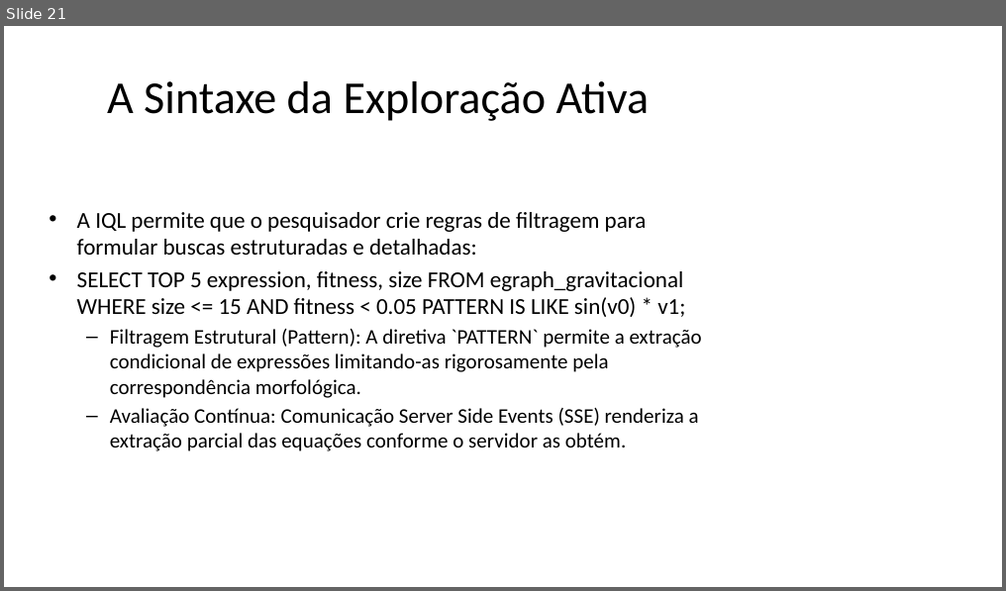
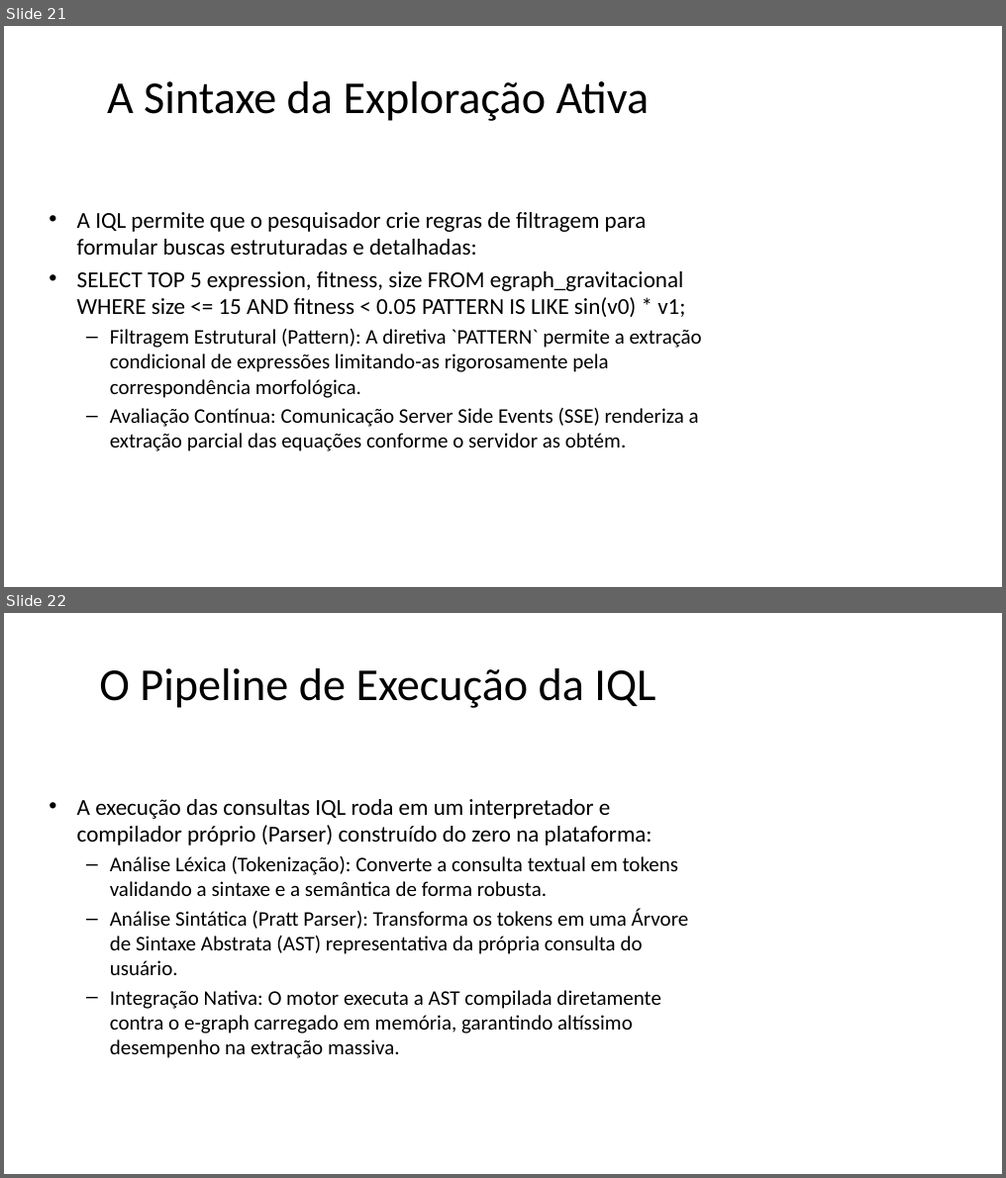
Before and after one commit to gtbauke/spectrum, a slide deck: presentation/Apresentacao_Spectrum_Editavel.pptx. Shown one above the other, each under a label of ours: slide 21 before the commit, slides 21 and 22 after it. The pictures are 1006x591 and 1006x1178 pixels, drawn with LibreOffice and Linux fonts; fonts in the diff are those of the drawing. Boxes give left, top, right and bottom in pixels: in the first picture for what was removed or moved away, otherwise in the second. Text is boxed around its words. In the diff, an @@ line names an element or a change of style, - is before the commit and + after.

```diff
--- a/presentation/Apresentacao_Spectrum_Editavel.pptx
+++ b/presentation/Apresentacao_Spectrum_Editavel.pptx
@@ slide 22 added at (4,613,1002,1174), background #FFFFFF @@
@@ title added at (99,668,655,708), 44 pt, text #000000 @@
+O Pipeline de Execução da IQL
@@ text added at (77,799,689,1059), 20 pt, text #000000 @@
+• A execução das consultas IQL roda em um interpretador e compilador próprio (Parser) construído do zero na plataforma:
+  – Análise Léxica (Tokenização): Converte a consulta textual em tokens validando a sintaxe e a semântica de forma robusta.
+  – Análise Sintática (Pratt Parser): Transforma os tokens em uma Árvore de Sintaxe Abstrata (AST) representativa da própria consulta do usuário.
+  – Integração Nativa: O motor executa a AST compilada diretamente contra o e-graph carregado em memória, garantindo altíssimo desempenho na extração massiva.
```
Also in this commit, not shown: 1 other slide added, 1 other file.
